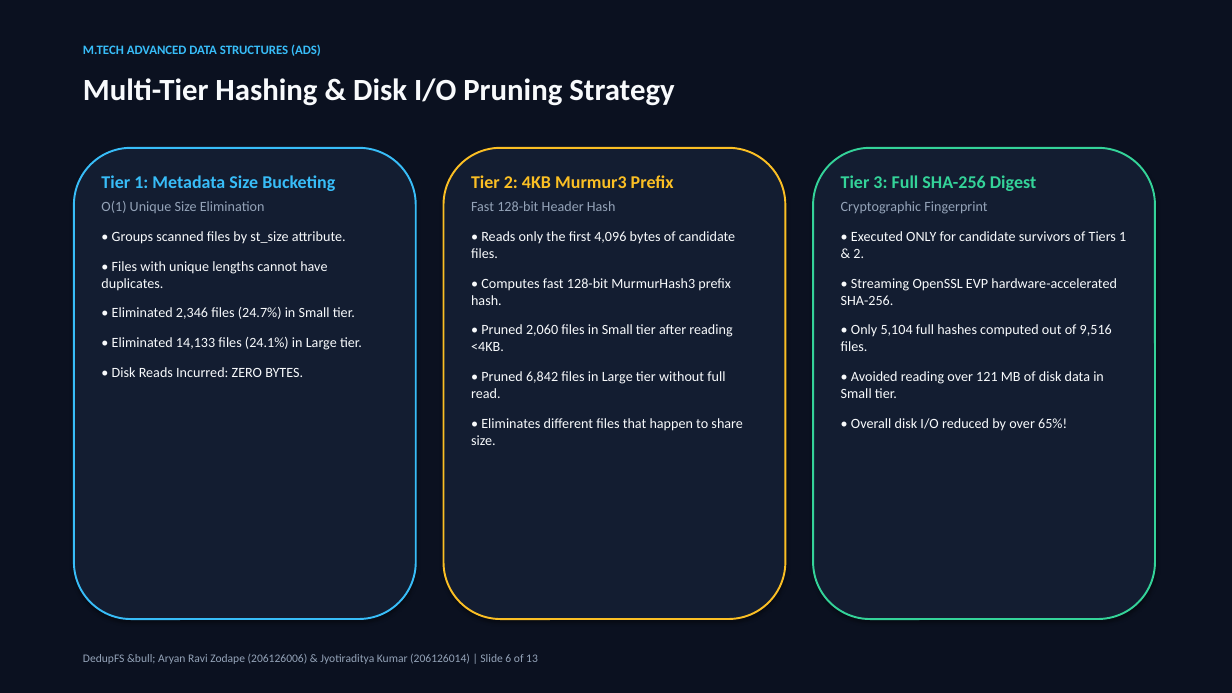
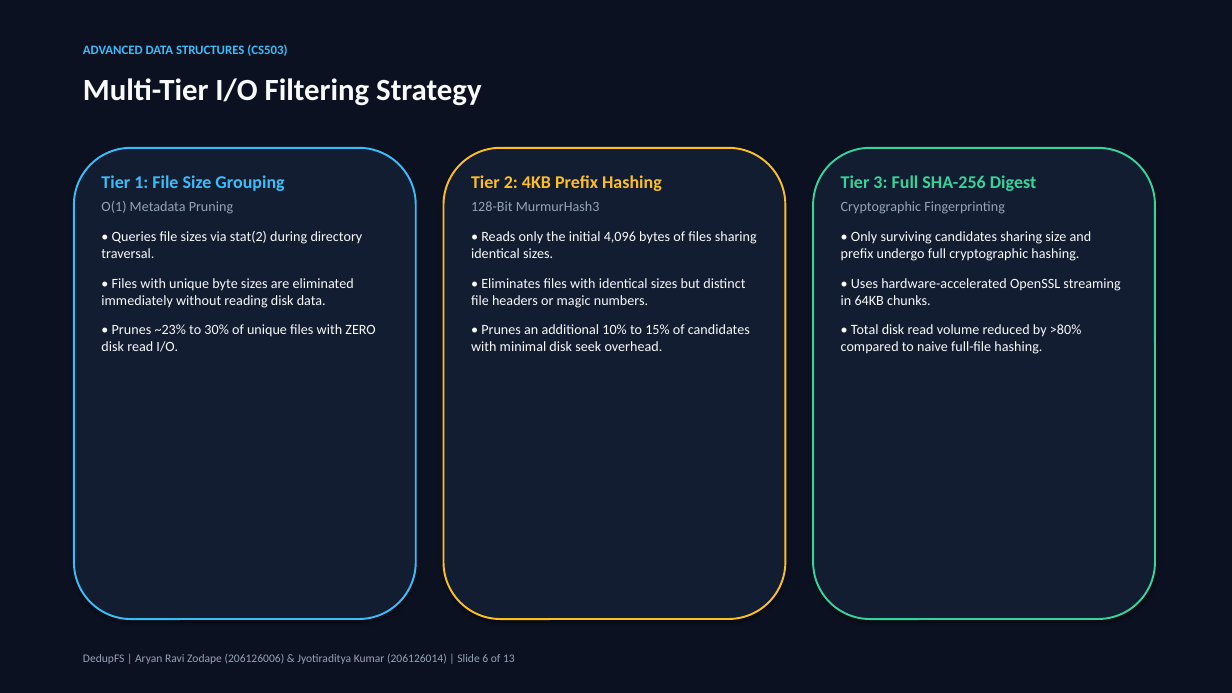
Before and after one commit to Jyotiraditya-kumar/DedupeFS, a slide deck: slide 6 of presentation/DedupFS_MTech_Presentation.pptx. Drawn at 1232x693 pixels with LibreOffice and Linux fonts; fonts in the diff are those of the drawing. Boxes give left, top, right and bottom in pixels: in the first picture for what was removed or moved away, otherwise in the second. Text is boxed around its words. In the diff, an @@ line names an element or a change of style, - is before the commit and + after.

```diff
--- a/presentation/DedupFS_MTech_Presentation.pptx
+++ b/presentation/DedupFS_MTech_Presentation.pptx
@@ text at [83,44,287,56]: text changed @@
-M.TECH ADVANCED DATA STRUCTURES (ADS)
+ADVANCED DATA STRUCTURES (CS503)
@@ text at [83,78,481,106]: text changed @@
-Multi-Tier Hashing & Disk I/O Pruning Strategy
+Multi-Tier I/O Filtering Strategy
@@ text at [101,175,375,352]: text changed @@
-Tier 1: Metadata Size Bucketing
-O(1) Unique Size Elimination
-• Groups scanned files by st_size attribute.
-• Files with unique lengths cannot have duplicates.
-• Eliminated 2,346 files (24.7%) in Small tier.
-• Eliminated 14,133 files (24.1%) in Large tier.
-• Disk Reads Incurred: ZERO BYTES.
+Tier 1: File Size Grouping
+O(1) Metadata Pruning
+• Queries file sizes via stat(2) during directory traversal.
+• Files with unique byte sizes are eliminated immediately without reading disk data.
+• Prunes ~23% to 30% of unique files with ZERO disk read I/O.
@@ text at [471,175,757,351]: text changed @@
-Tier 2: 4KB Murmur3 Prefix
-Fast 128-bit Header Hash
-• Reads only the first 4,096 bytes of candidate files.
-• Computes fast 128-bit MurmurHash3 prefix hash.
-• Pruned 2,060 files in Small tier after reading <4KB.
-• Pruned 6,842 files in Large tier without full read.
-• Eliminates different files that happen to share size.
+Tier 2: 4KB Prefix Hashing
+128-Bit MurmurHash3
+• Reads only the initial 4,096 bytes of files sharing identical sizes.
+• Eliminates files with identical sizes but distinct file headers or magic numbers.
+• Prunes an additional 10% to 15% of candidates with minimal disk seek overhead.
@@ text at [841,201,1120,354]: text changed @@
-Cryptographic Fingerprint
-• Executed ONLY for candidate survivors of Tiers 1 & 2.
-• Streaming OpenSSL EVP hardware-accelerated SHA-256.
-• Only 5,104 full hashes computed out of 9,516 files.
-• Avoided reading over 121 MB of disk data in Small tier.
-• Overall disk I/O reduced by over 65%!
+Cryptographic Fingerprinting
+• Only surviving candidates sharing size and prefix undergo full cryptographic hashing.
+• Uses hardware-accelerated OpenSSL streaming in 64KB chunks.
+• Total disk read volume reduced by >80% compared to naive full-file hashing.
@@ text at [83,654,515,664]: text changed @@
-DedupFS &bull; Aryan Ravi Zodape (206126006) & Jyotiraditya Kumar (206126014) | Slide 6 of 13
+DedupFS | Aryan Ravi Zodape (206126006) & Jyotiraditya Kumar (206126014) | Slide 6 of 13
```
Also in this commit, not shown: 10 other slides changed, 2 slides added, 2 slides removed, 9 other files.
